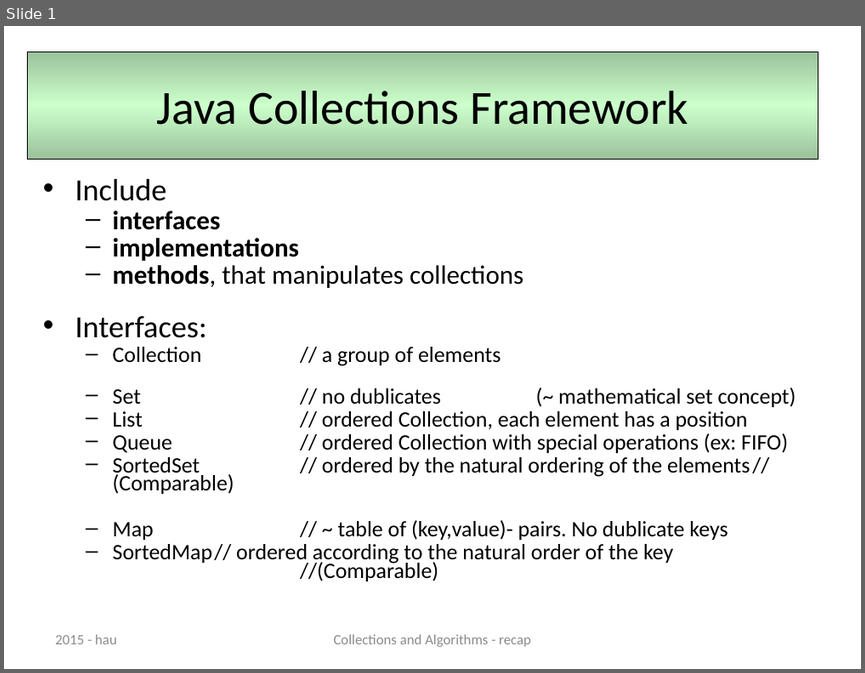
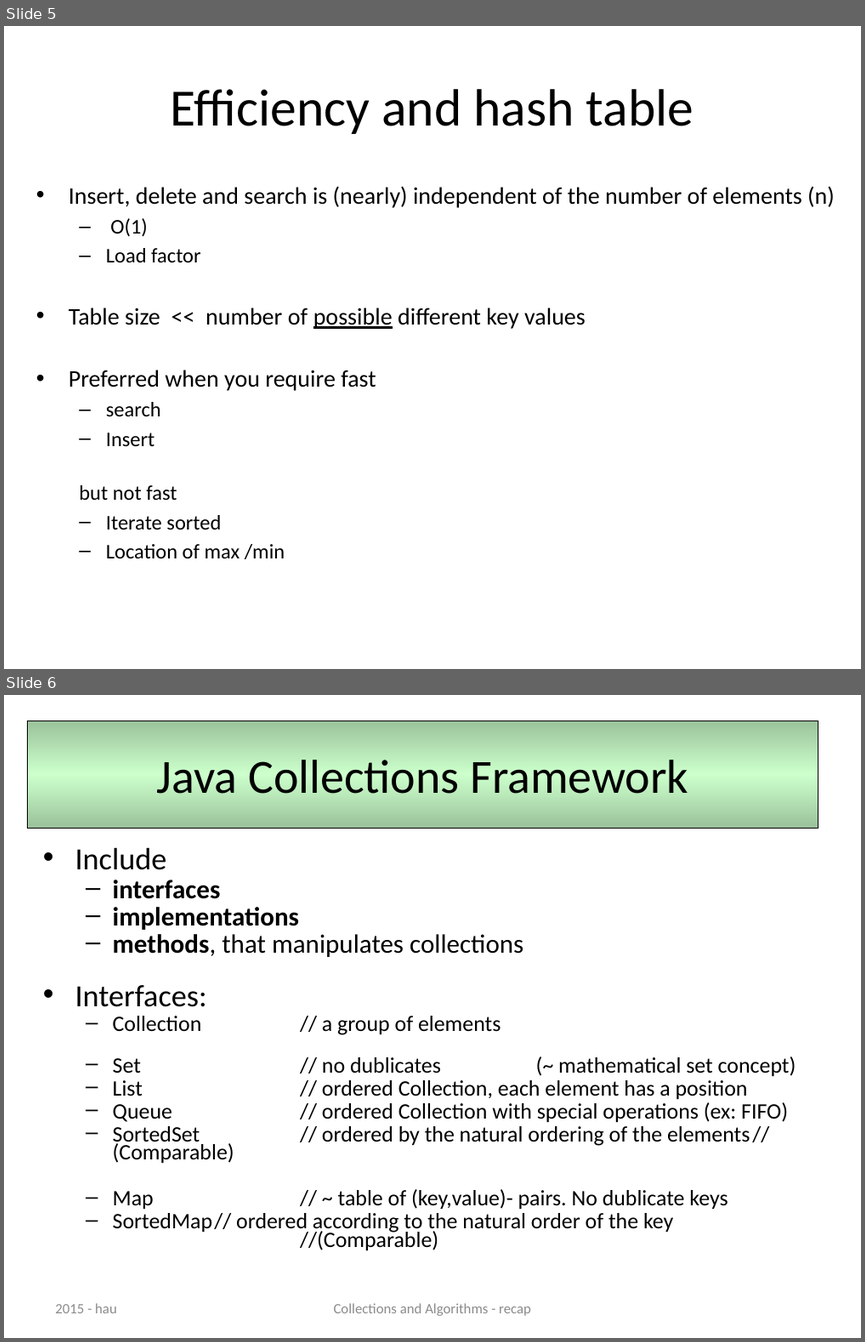
Before and after one commit to CphBusCosSem2/week5-algorithms, a slide deck: slides/day4Collections and Algorithms - recap.pptx. Shown one above the other, each under a label of ours: slide 1 before the commit, slides 5 and 6 after it. The pictures are 865x673 and 865x1342 pixels, drawn with LibreOffice and Linux fonts; fonts in the diff are those of the drawing. Boxes give left, top, right and bottom in pixels: in the first picture for what was removed or moved away, otherwise in the second. Text is boxed around its words. In the diff, an @@ line names an element or a change of style, - is before the commit and + after.

```diff
--- a/slides/day4Collections and Algorithms - recap.pptx
+++ b/slides/day4Collections and Algorithms - recap.pptx
@@ slide 5 added at (4, 26, 861, 669), background #FFFFFF @@
@@ title added at (171, 89, 693, 134), 44 pt, text #000000 @@
+Efficiency and hash table
@@ text added at (69, 186, 834, 559), 20 pt, text #000000 @@
+• Insert, delete and search is (nearly) independent of the number of elements (n)
+  – O(1)
+  – Load factor
+• Table size << number of possible different key values
+• Preferred when you require fast
+  – search
+  – Insert
+  but not fast
+  – Iterate sorted
+  – Location of max /min
@@ what was slide 1 is now slide 6 @@
```
Also in this commit, not shown: 5 other slides added, 2 other files.
